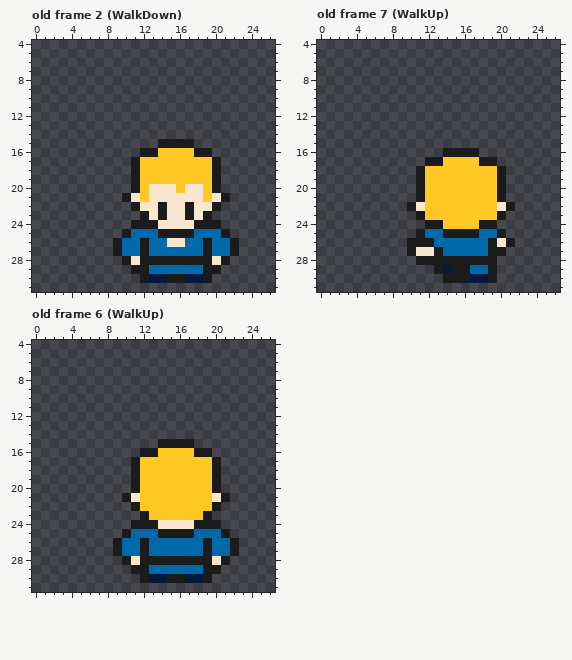
File history of a pixel-art file, assets/Character/player.aseprite. This is how it looked before the edit.
32x32 pixels, 19 frames. Shown: old frame 2 (WalkDown): x 0..26, y 4..31; old frame 7 (WalkUp): x 0..26, y 4..31; old frame 6 (WalkUp): x 0..26, y 4..31. The commit also changed other frames, which this record leaves out.
After:
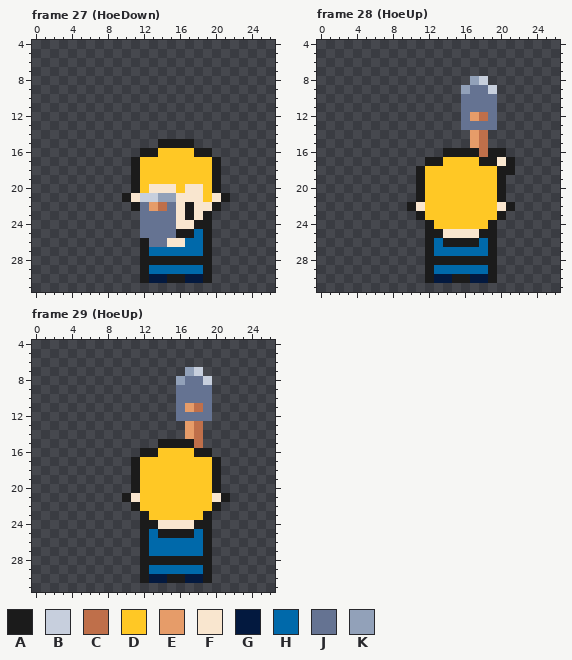
Palette (. is transparent): A #1b1b1b  B #c7cfdd  C #bf6f4a  D #ffc825  E #e69c69  F #f9e6cf  G #03193f  H #0069aa  J #657392  K #92a1b9
A new or re-ordered frame is compared with the old frame closest to it.
The exact change:
frames 19 -> 35
Changed rows in their new state; - is an unchanged pixel.
Frame 27 (HoeDown) is new; against old frame 2 (WalkDown):
first column x 9:
21 ---BBKK-------
22 ---JECJ-------
23 ---JJJJ-------
24 --.JJJJ----.--
25 -..JJJJ---A..-
26 ...-JJ-----...
27 ...--------...
28 -..--------..-
29 --.--------.--
Frame 28 (HoeUp) is new; against old frame 7 (WalkUp):
first column x 16:
 8 -KB---
 9 KJJB--
10 JJJJ--
11 JJJJ--
12 JECJ--
13 JJJJ--
14 -EC---
15 -EC---
16 --CAA-
17 ----FA
18 -----A
first column x 10:
24 ---D----D---
25 -.AAFFFFAA.-
26 ..--AAAA--..
27 ..AH------.-
28 -.----------
29 --AHHHH-----
30 --AGG-------
Frame 29 (HoeUp) is new; against old frame 6 (WalkUp):
first column x 16:
 7 -KB-
 8 KJJB
 9 JJJJ
10 JJJJ
11 JECJ
12 JJJJ
13 -EC-
14 -EC-
15 --C-
first column x 9:
24 --.--------.--
25 -..A------A..-
26 ...--------...
27 ...--------...
28 -..--------..-
29 --.--------.--
